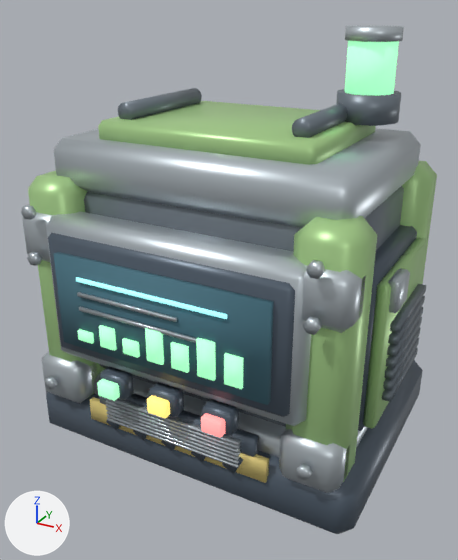
An edit to the glTF model assets/props/battery_pack_ultra.glb, drawn before and after from the same camera.
Camera for both pictures: a 50 mm lens placed at (1.134, -2.15, 1.733), pointed at (0.011, -0.109, 0.713). Lighting does not change. The marker at lower left points along +X, +Y and +Z. The first picture is the older version. Where no turn or scale is listed for an object, it has been applied to the vertices.

In view in the first picture: 'Base_black', 'Body_black', 'CornerGuard_steel', 'Detail_steel', 'DisplayFrame_steel', 'Frame_green', 'Housing_dark', 'RoofPanel_green', 'ScreenGraphics_glow', 'ScreenGraphics_safe', 'ScreenGraphics_steel', 'ScreenSurface_screen', 'ServiceDoor_green', 'TopCap_steel' and 14 more.
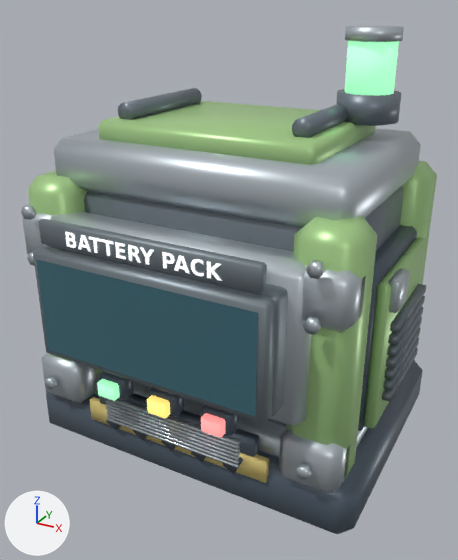
Edits to the bpy script that builds the scene:
```text
Add mat_white:
    mat_white = principled_material('white')
    mat_white.base_color = (0.906, 0.941, 0.929)  # white #f4f8f7
    mat_white.roughness = 0.38
    mat_white.emission_color = (0.679, 0.706, 0.697)  # light grey #d7dbd9
    mat_white.emission_strength = 1.0
Add mat_frame:
    mat_frame = principled_material('frame')
    mat_frame.base_color = (0.224, 0.267, 0.294)  # grey #828d94
    mat_frame.metallic = 0.65
    mat_frame.roughness = 0.49
Add mat_glass:
    mat_glass = principled_material('glass')
    mat_glass.base_color = (0.0627, 0.173, 0.216)  # cyan #477380
    mat_glass.metallic = 0.28
    mat_glass.roughness = 0.2
Add me_typelabel_white:
    me_typelabel_white.from_pydata(...)  # 204 vertices, 194 faces; spans x -0.297..0.297, y -0.67, z 0.984..1.039
    me_typelabel_white.materials.append(mat_white)  # white #f4f8f7, glowing light grey #d7dbd9
Add me_typeplate_frame:
    me_typeplate_frame.from_pydata(...)  # 24 vertices, 44 faces; spans x -0.425..0.425, y -0.666..-0.632, z 0.966..1.056
    me_typeplate_frame.materials.append(mat_frame)  # grey #828d94
Add me_liveviewsurface_glass:
    me_liveviewsurface_glass.from_pydata([(-0.425, -0.691, 0.564), (0.425, -0.691, 0.564), (0.425, -0.691, 0.922), (-0.425, -0.691, 0.922)], [], [(0, 1, 2), (0, 2, 3)])
    me_liveviewsurface_glass.materials.append(mat_glass)  # cyan #477380
Add me_liveviewsurfaceframe_frame:
    me_liveviewsurfaceframe_frame.from_pydata(...)  # 24 vertices, 44 faces; spans x -0.455..0.455, y -0.688..-0.622, z 0.534..0.952
    me_liveviewsurfaceframe_frame.materials.append(mat_frame)  # grey #828d94
Add me_screenmount_frame:
    me_screenmount_frame.from_pydata(...)  # 56 vertices, 108 faces; spans x -0.462..0.462, y -0.638..-0.498, z 0.53..0.956
    me_screenmount_frame.materials.append(mat_frame)  # grey #828d94
Remove ob_body_black:
    ob_body_black = bpy.data.objects.new('Body_black', me_body_black)
    ob_body_black.location = (0.0, 0.0, 0.0)
Remove ob_screensurface_screen:
    ob_screensurface_screen = bpy.data.objects.new('ScreenSurface_screen', me_screensurface_screen)
    ob_screensurface_screen.location = (0.0, 0.0, 0.0)
Remove ob_screengraphics_glow:
    ob_screengraphics_glow = bpy.data.objects.new('ScreenGraphics_glow', me_screengraphics_glow)
    ob_screengraphics_glow.location = (0.0, 0.0, 0.0)
Remove ob_screengraphics_steel:
    ob_screengraphics_steel = bpy.data.objects.new('ScreenGraphics_steel', me_screengraphics_steel)
    ob_screengraphics_steel.location = (0.0, 0.0, 0.0)
Remove ob_screengraphics_safe:
    ob_screengraphics_safe = bpy.data.objects.new('ScreenGraphics_safe', me_screengraphics_safe)
    ob_screengraphics_safe.location = (0.0, 0.0, 0.0)
Add ob_typelabel_white:
    ob_typelabel_white = bpy.data.objects.new('TypeLabel_white', me_typelabel_white)
    ob_typelabel_white.location = (0.0, 0.0, 0.0)
Add ob_typeplate_frame:
    ob_typeplate_frame = bpy.data.objects.new('TypePlate_frame', me_typeplate_frame)
    ob_typeplate_frame.location = (0.0, 0.0, 0.0)
Add ob_liveviewsurface_glass:
    ob_liveviewsurface_glass = bpy.data.objects.new('LiveViewSurface_glass', me_liveviewsurface_glass)
    ob_liveviewsurface_glass.location = (0.0, 0.0, 0.0)
Add ob_liveviewsurfaceframe_frame:
    ob_liveviewsurfaceframe_frame = bpy.data.objects.new('LiveViewSurfaceFrame_frame', me_liveviewsurfaceframe_frame)
    ob_liveviewsurfaceframe_frame.location = (0.0, 0.0, 0.0)
Add ob_screenmount_frame:
    ob_screenmount_frame = bpy.data.objects.new('ScreenMount_frame', me_screenmount_frame)
    ob_screenmount_frame.location = (0.0, 0.0, 0.0)
```

Changed parts and their boxes (x1, y1, x2, y2) in the pictures (458 x 560 px):
'LiveViewSurface_glass', added (cyan)
    after: (36, 259, 258, 417)
'ScreenSurface_screen', deleted (cyan)
    before: (54, 252, 274, 405)
'Body_black', deleted
    before: (48, 233, 295, 417)
'LiveViewSurfaceFrame_frame', added
    after: (33, 246, 275, 423)
'TypePlate_frame', added
    after: (39, 218, 267, 294)
'ScreenGraphics_safe', deleted (green)
    before: (78, 325, 244, 389)
'ScreenMount_frame', added
    after: (42, 245, 288, 416)
'TypeLabel_white', added
    after: (65, 231, 222, 281)
'ScreenGraphics_steel', deleted
    before: (77, 292, 197, 343)
'ScreenGraphics_glow', deleted
    before: (76, 277, 227, 319)
